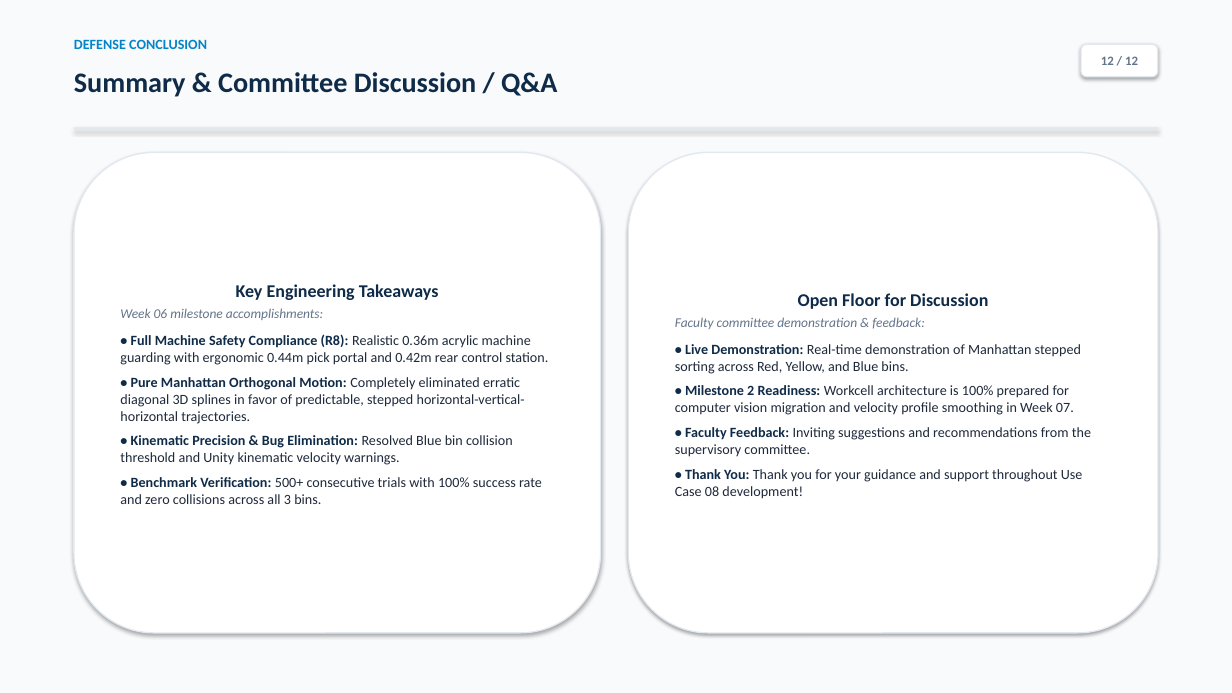
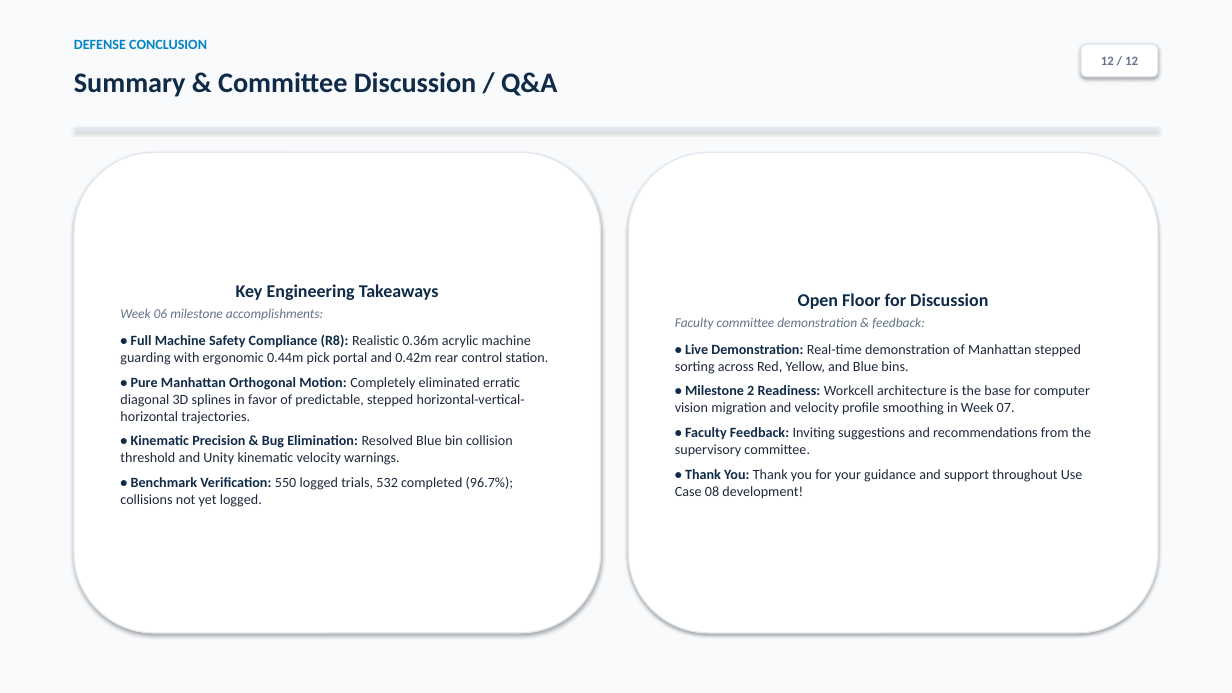
Before and after one commit to Aqikop/VGU26-Project-UC8, a slide deck: slide 12 of docs/week06/UC8_Week06_Presentation.pptx. Drawn at 1232x693 pixels with LibreOffice and Linux fonts; fonts in the diff are those of the drawing. Boxes give left, top, right and bottom in pixels: in the first picture for what was removed or moved away, otherwise in the second. Text is boxed around its words. In the diff, an @@ line names an element or a change of style, - is before the commit and + after.

Commit message:
week06 close-out: honest results, deviation log, seeded spawner, strict planner helpers, relative paths

```diff
--- a/docs/week06/UC8_Week06_Presentation.pptx
+++ b/docs/week06/UC8_Week06_Presentation.pptx
@@ text in rounded rectangle at (675, 385, 1090, 415): text changed @@
-• Milestone 2 Readiness: Workcell architecture is 100% prepared for computer vision migration and velocity profile smoothing in Week 07.
+• Milestone 2 Readiness: Workcell architecture is the base for computer vision migration and velocity profile smoothing in Week 07.
@@ text in rounded rectangle at (120, 477, 514, 507): text changed @@
-• Benchmark Verification: 500+ consecutive trials with 100% success rate and zero collisions across all 3 bins.
+• Benchmark Verification: 550 logged trials, 532 completed (96.7%); collisions not yet logged.
```
Also in this commit, not shown: 5 other slides changed, 13 other files.
